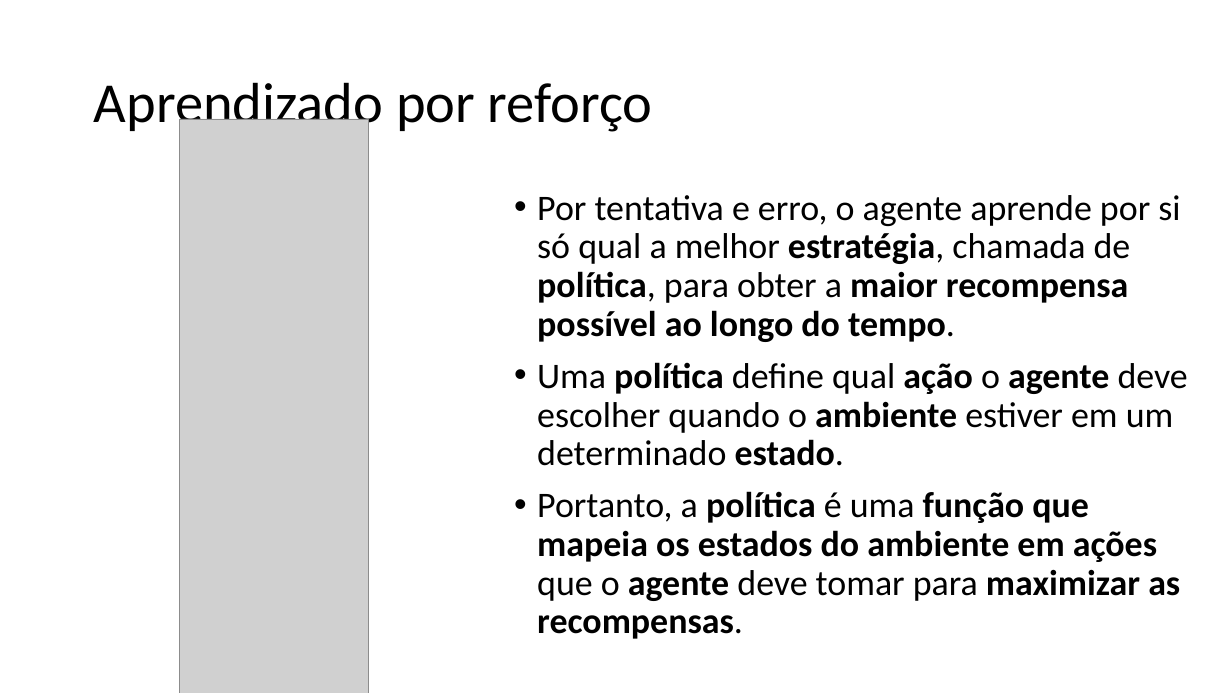
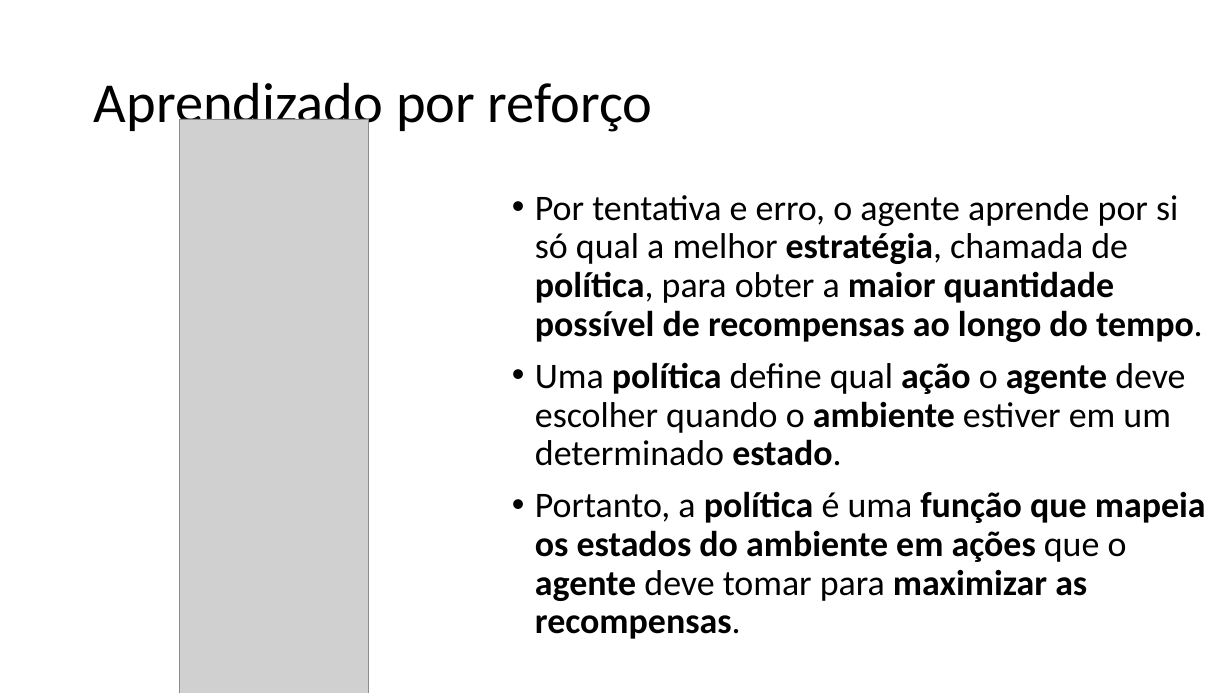
Before and after one commit to zz4fap/c24_inteligencia_artificial, a slide deck: slide 36 of slides/C24_Paradigmas.pptx. Drawn at 1232x693 pixels with LibreOffice and Linux fonts; fonts in the diff are those of the drawing; grey boxes stand for pictures. Boxes give left, top, right and bottom in pixels: in the first picture for what was removed or moved away, otherwise in the second. Text is boxed around its words. In the diff, an @@ line names an element or a change of style, - is before the commit and + after.

Commit message:
new slides

```diff
--- a/slides/C24_Paradigmas.pptx
+++ b/slides/C24_Paradigmas.pptx
@@ text at bbox=[535, 195, 1203, 342]: text changed @@
-• Por tentativa e erro, o agente aprende por si só qual a melhor estratégia, chamada de política, para obter a maior recompensa possível ao longo do tempo.
+• Por tentativa e erro, o agente aprende por si só qual a melhor estratégia, chamada de política, para obter a maior quantidade possível de recompensas ao longo do tempo.
```
Also in this commit, not shown: 5 other slides changed, 1 other file.
